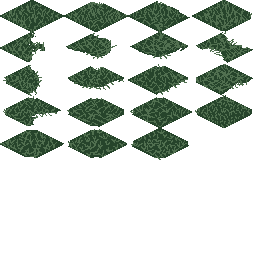
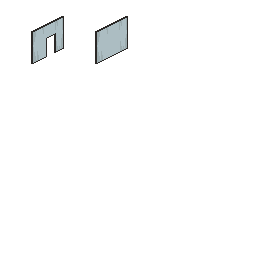
Comparing the layer stacks of the two w=256, h=256 images. Changes:
added layer "Walls" above "House" over [31, 16, 128, 64]
hid "Grass" over [0, 0, 253, 160]
